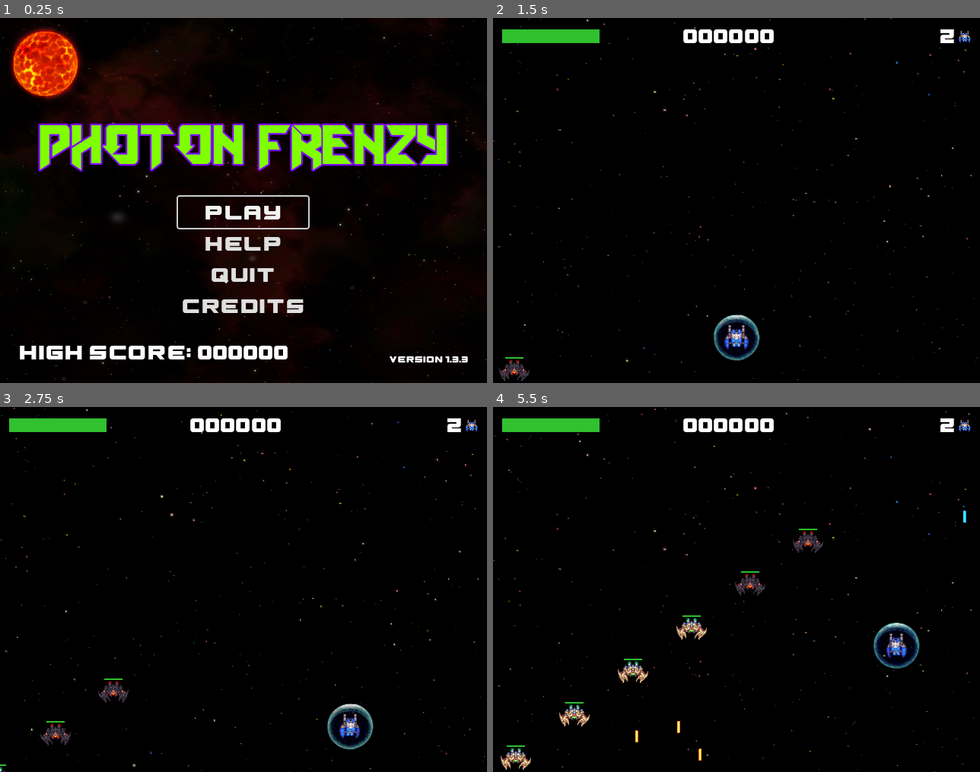
Above: before the commit, frames 1-4 (two rows, left to right).
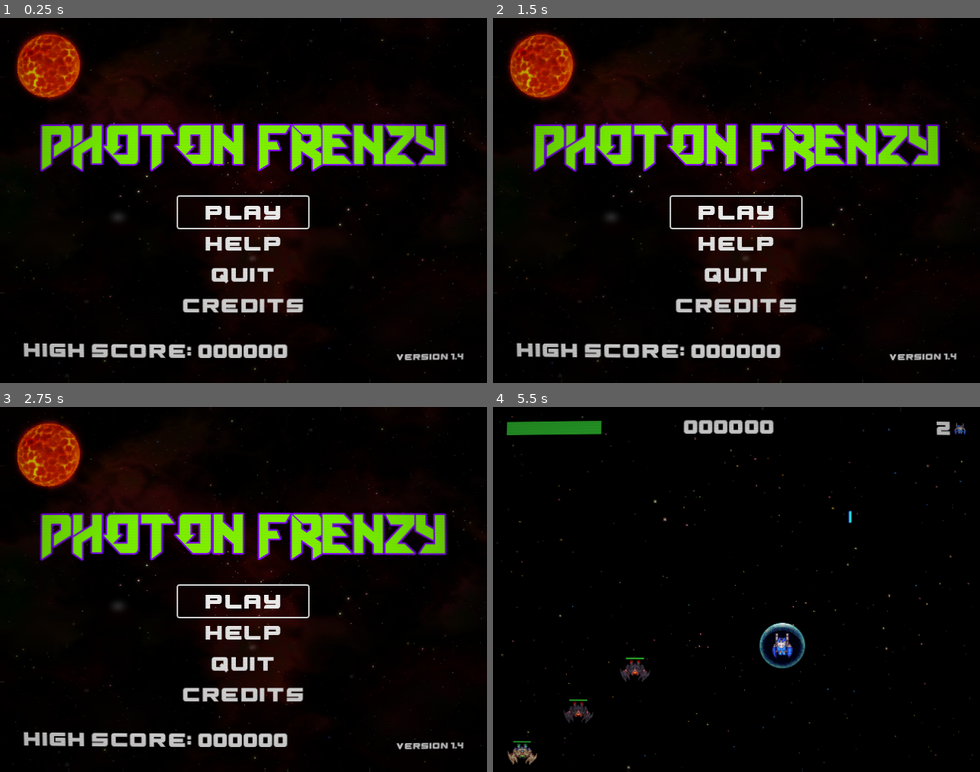
Above: after the commit, the same moments.

Repository: jaerrib/learning-godot
Game: Godot game, scene res://scenes/main/main.tscn
Same seed, same stepped clock (60 frames per second), same inputs: the game is played once before the commit and once after it.
Inputs (mouse positions are in pixels of both pictures, inside the frame that each line leads up to):
- Up to frame 1 (0.25 s): no input
- Up to frame 2 (1.5 s): click "PLAY" at 0.5 s; click (736, 211) at 1.25 s, where only the run after the commit has a clickable "PLAY"
- Up to frame 3 (2.75 s): hold D (right) from 2.03 s (still down); tap M (maker) at 2.1 s
- Up to frame 4 (5.5 s): release D (right) at 2.78 s; hold S (down) 2.78-3.53 s; tap Space (shoot) at 2.85, 4.35 s; hold D (right) 3.53-4.28 s; tap M (maker) at 3.6, 5.1 s; hold W (up) 4.28-5.03 s; hold A (left) from 5.03 s (still down)

The runs differ from the first frame. In frame 1, 11% of the frame differs, in the area x 0-100%, y 0-100%; in frame 2, 22%; in frame 3, 22%; in frame 4, 5.2%.

Commit message:
Add global scanline shader and toggle

Diff:
--- a/space-ace/project.godot
+++ b/space-ace/project.godot
@@ -95,6 +95,11 @@
 , Object(InputEventJoypadButton,"resource_local_to_scene":false,"resource_name":"","device":-1,"button_index":6,"pressure":0.0,"pressed":true,"script":null)
 ]
 }
+toggle-scanlines={
+"deadzone": 0.5,
+"events": [Object(InputEventKey,"resource_local_to_scene":false,"resource_name":"","device":-1,"window_id":0,"alt_pressed":false,"shift_pressed":false,"ctrl_pressed":false,"meta_pressed":false,"pressed":false,"keycode":0,"physical_keycode":4194333,"key_label":0,"unicode":0,"location":0,"echo":false,"script":null)
+]
+}
 
 [layer_names]
 
--- a/space-ace/scenes/credits_screen/credits_screen.tscn
+++ b/space-ace/scenes/credits_screen/credits_screen.tscn
@@ -8,6 +8,7 @@
 [ext_resource type="Script" path="res://scenes/main/menu_button.gd" id="5_hpui7"]
 [ext_resource type="FontFile" uid="uid://c5sey0pvhl2vi" path="res://assets/fonts/Excluded-z8XrX.ttf" id="6_vgbhj"]
 [ext_resource type="AudioStream" uid="uid://bd4y72gkgty8s" path="res://assets/sounds/loops/TitleScreen.mp3" id="7_rjgpn"]
+[ext_resource type="PackedScene" uid="uid://dxohwftwab48g" path="res://scenes/scan_lines/scan_lines.tscn" id="8_6smty"]
 
 [node name="CreditsScreen" type="Control"]
 layout_mode = 3
@@ -84,6 +85,9 @@
 text = "Return to Menu"
 script = ExtResource("5_hpui7")
 
+[node name="ScanLines" parent="." instance=ExtResource("8_6smty")]
+layout_mode = 1
+
 [node name="Music" type="AudioStreamPlayer" parent="."]
 stream = ExtResource("7_rjgpn")
 volume_db = -8.0
--- a/space-ace/scenes/help_screen/help_screen.tscn
+++ b/space-ace/scenes/help_screen/help_screen.tscn
@@ -15,6 +15,7 @@
 [ext_resource type="Script" path="res://scenes/main/menu_button.gd" id="9_smcgw"]
 [ext_resource type="AudioStream" uid="uid://bd4y72gkgty8s" path="res://assets/sounds/loops/TitleScreen.mp3" id="11_geyjq"]
 [ext_resource type="FontFile" uid="uid://c5sey0pvhl2vi" path="res://assets/fonts/Excluded-z8XrX.ttf" id="13_tdt04"]
+[ext_resource type="PackedScene" uid="uid://dxohwftwab48g" path="res://scenes/scan_lines/scan_lines.tscn" id="15_5c85g"]
 
 [node name="HelpScreen" type="Control"]
 layout_mode = 3
@@ -208,6 +209,9 @@
 text = "Return to Menu"
 script = ExtResource("9_smcgw")
 
+[node name="ScanLines" parent="." instance=ExtResource("15_5c85g")]
+layout_mode = 1
+
 [node name="Music" type="AudioStreamPlayer" parent="."]
 stream = ExtResource("11_geyjq")
 volume_db = -8.0
--- a/space-ace/scenes/level/level.tscn
+++ b/space-ace/scenes/level/level.tscn
@@ -8,6 +8,7 @@
 [ext_resource type="PackedScene" uid="uid://dm7lhnfru4msq" path="res://scenes/game_ui/game_ui.tscn" id="8_myfm5"]
 [ext_resource type="PackedScene" uid="uid://c0rptegj0usdk" path="res://scenes/pause_menu/pause_menu.tscn" id="8_qefmv"]
 [ext_resource type="PackedScene" uid="uid://su7q8b51323o" path="res://scenes/wave_manager/wave_manager.tscn" id="9_cdsh8"]
+[ext_resource type="PackedScene" uid="uid://dxohwftwab48g" path="res://scenes/scan_lines/scan_lines.tscn" id="9_xcg2r"]
 [ext_resource type="PackedScene" uid="uid://bst53qesbbyqh" path="res://scenes/game_over/game_over.tscn" id="10_4bmy3"]
 [ext_resource type="PackedScene" uid="uid://brqjk5ihphifc" path="res://scenes/saucer_manager/saucer_manager.tscn" id="10_gl5ku"]
 [ext_resource type="AudioStream" uid="uid://b2v6xushoe03d" path="res://assets/sounds/loops/Mercury.wav" id="11_t27ju"]
@@ -46,6 +47,8 @@
 [node name="PauseMenu" parent="CanvasLayer" instance=ExtResource("8_qefmv")]
 visible = false
 
+[node name="ScanLines" parent="CanvasLayer" instance=ExtResource("9_xcg2r")]
+
 [node name="Music" type="AudioStreamPlayer" parent="."]
 stream = ExtResource("11_t27ju")
 volume_db = -10.0
--- /dev/null
+++ b/space-ace/scenes/level/scan_lines.gd
@@ -0,0 +1,11 @@
+extends ColorRect
+
+
+# Called when the node enters the scene tree for the first time.
+func _ready() -> void:
+	pass # Replace with function body.
+
+
+# Called every frame. 'delta' is the elapsed time since the previous frame.
+func _process(delta: float) -> void:
+	pass
--- /dev/null
+++ b/space-ace/scenes/level/scanlines.gdshader
@@ -0,0 +1,36 @@
+shader_type canvas_item;
+
+uniform sampler2D SCREEN_TEXTURE : hint_screen_texture;
+uniform vec2 resolution = vec2(640.0, 480.0);
+
+uniform float scan_line_amount : hint_range(0.0, 1.0) = 0.5;
+uniform float warp_amount : hint_range(0.0, 1.0) = 0.05;
+uniform float vignette_amount : hint_range(0.0, 1.0) = 0.5;
+uniform float vignette_intensity : hint_range(0.0, 1.0) = 0.3;
+uniform float grille_amount : hint_range(0.0, 1.0) = 0.05;
+uniform float brightness_boost : hint_range(1.0, 2.0) = 1.2;
+
+void fragment() {
+    vec2 uv = SCREEN_UV;
+
+    vec2 delta = uv - 0.5;
+    float warp_factor = dot(delta, delta) * warp_amount;
+    uv += delta * warp_factor;
+
+    float scanline = sin(uv.y * resolution.y * PI) * 0.5 + 0.5;
+    scanline = mix(1.0, scanline, scan_line_amount * 0.5); // Réduit l'impact
+
+    float grille = mod(uv.x * resolution.x, 3.0) < 1.5 ? 0.95 : 1.05;
+    grille = mix(1.0, grille, grille_amount * 0.5);
+
+    vec3 color = texture(SCREEN_TEXTURE, uv).rgb * scanline * grille;
+
+    vec2 v_uv = uv * (1.0 - uv.xy);
+    float vignette = v_uv.x * v_uv.y * 15.0;
+    vignette = mix(1.0, vignette, vignette_amount * 0.7);
+
+    color *= vignette * brightness_boost;
+
+    COLOR.rgb = color;
+    COLOR.a = 1.0;
+}
--- a/space-ace/scenes/main/main.tscn
+++ b/space-ace/scenes/main/main.tscn
@@ -11,6 +11,7 @@
 [ext_resource type="Script" path="res://scenes/main/menu_button.gd" id="7_k8pmx"]
 [ext_resource type="AudioStream" uid="uid://bd4y72gkgty8s" path="res://assets/sounds/loops/TitleScreen.mp3" id="8_kwvvb"]
 [ext_resource type="LabelSettings" uid="uid://df73apuuwlboa" path="res://assets/GN_24_white.tres" id="9_04q43"]
+[ext_resource type="PackedScene" uid="uid://dxohwftwab48g" path="res://scenes/scan_lines/scan_lines.tscn" id="11_6np4o"]
 
 [sub_resource type="LabelSettings" id="LabelSettings_83ckl"]
 font = ExtResource("7_flmfj")
@@ -130,12 +131,15 @@
 layout_mode = 2
 size_flags_horizontal = 10
 size_flags_vertical = 8
-text = "Version 1.3.3"
+text = "Version 1.4"
 label_settings = SubResource("LabelSettings_83ckl")
 
-[node name="Sun" parent="." instance=ExtResource("5_w662t")]
+[node name="Sun" parent="MarginContainer" instance=ExtResource("5_w662t")]
 position = Vector2(60, 60)
 scale = Vector2(0.35, 0.35)
+
+[node name="ScanLines" parent="." instance=ExtResource("11_6np4o")]
+layout_mode = 1
 
 [node name="Music" type="AudioStreamPlayer" parent="."]
 stream = ExtResource("8_kwvvb")
--- /dev/null
+++ b/space-ace/scenes/scan_lines/scan_lines.gd
@@ -0,0 +1,16 @@
+class_name ScanLines extends ColorRect
+
+
+func _ready() -> void:
+	SignalManager.on_toggle_scanlines.connect(on_toggle_scanlines)
+	visible = GameManager.scanlines
+
+
+func _process(delta: float) -> void:
+	if Input.is_action_just_pressed("toggle-scanlines"):
+		SignalManager.on_toggle_scanlines.emit()
+
+
+func on_toggle_scanlines() -> void:
+	GameManager.scanlines = !GameManager.scanlines
+	visible = GameManager.scanlines
--- /dev/null
+++ b/space-ace/scenes/scan_lines/scan_lines.tscn
@@ -0,0 +1,23 @@
+[gd_scene load_steps=4 format=3 uid="uid://dxohwftwab48g"]
+
+[ext_resource type="Shader" path="res://scenes/level/scanlines.gdshader" id="1_qy7k4"]
+[ext_resource type="Script" path="res://scenes/scan_lines/scan_lines.gd" id="2_n5vrp"]
+
+[sub_resource type="ShaderMaterial" id="ShaderMaterial_f6llx"]
+shader = ExtResource("1_qy7k4")
+shader_parameter/resolution = Vector2(640, 480)
+shader_parameter/scan_line_amount = 0.5
+shader_parameter/warp_amount = 0.05
+shader_parameter/vignette_amount = 0.5
+shader_parameter/vignette_intensity = 0.3
+shader_parameter/grille_amount = 0.05
+shader_parameter/brightness_boost = 1.2
+
+[node name="ScanLines" type="ColorRect"]
+material = SubResource("ShaderMaterial_f6llx")
+anchors_preset = 15
+anchor_right = 1.0
+anchor_bottom = 1.0
+grow_horizontal = 2
+grow_vertical = 2
+script = ExtResource("2_n5vrp")
--- a/space-ace/singletons/game_manager.gd
+++ b/space-ace/singletons/game_manager.gd
@@ -7,6 +7,8 @@
 const MAIN = preload("res://scenes/main/main.tscn")
 const HELP = preload("res://scenes/help_screen/help_screen.tscn")
 const CREDITS =preload("res://scenes/credits_screen/credits_screen.tscn")
+
+var scanlines: bool = true
 
 
 func load_main_scene() -> void:
--- a/space-ace/singletons/signal_manager.gd
+++ b/space-ace/singletons/signal_manager.gd
@@ -23,3 +23,5 @@
 signal on_nuke_activated
 
 signal on_score_updated(v: int)
+
+signal on_toggle_scanlines
Not shown: 1 places in space-ace/scenes/credits_screen/credits_screen.tscn that only renumber resources
Not shown: 1 places in space-ace/scenes/help_screen/help_screen.tscn that only renumber resources
Not shown: 1 places in space-ace/scenes/level/level.tscn that only renumber resources
Not shown: 1 places in space-ace/scenes/main/main.tscn that only renumber resources
